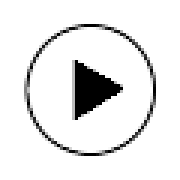
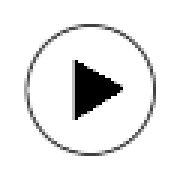
Layer changes from the first 180px x 180px image to the second:
added layer "Pasted Layer" above "Background" over box(78, 60, 114, 120)
"Background": opacity 100% → 75%, painted on it over box(24, 24, 156, 156)
